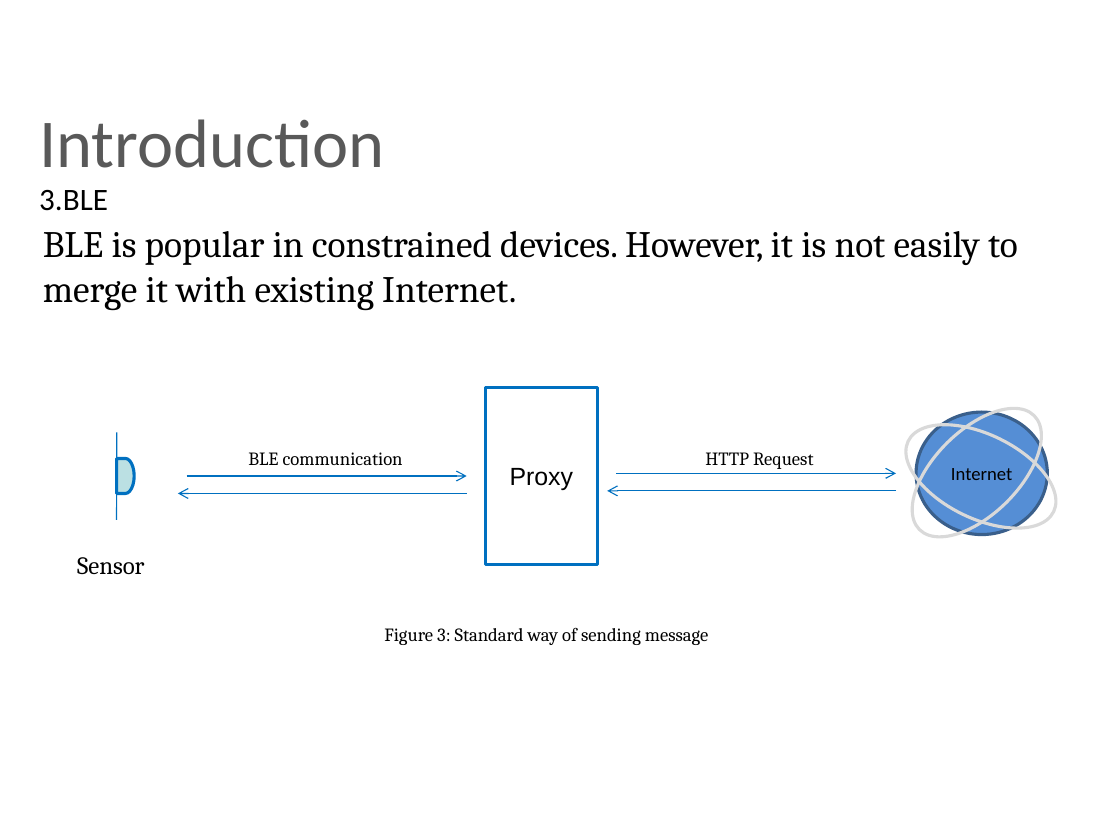
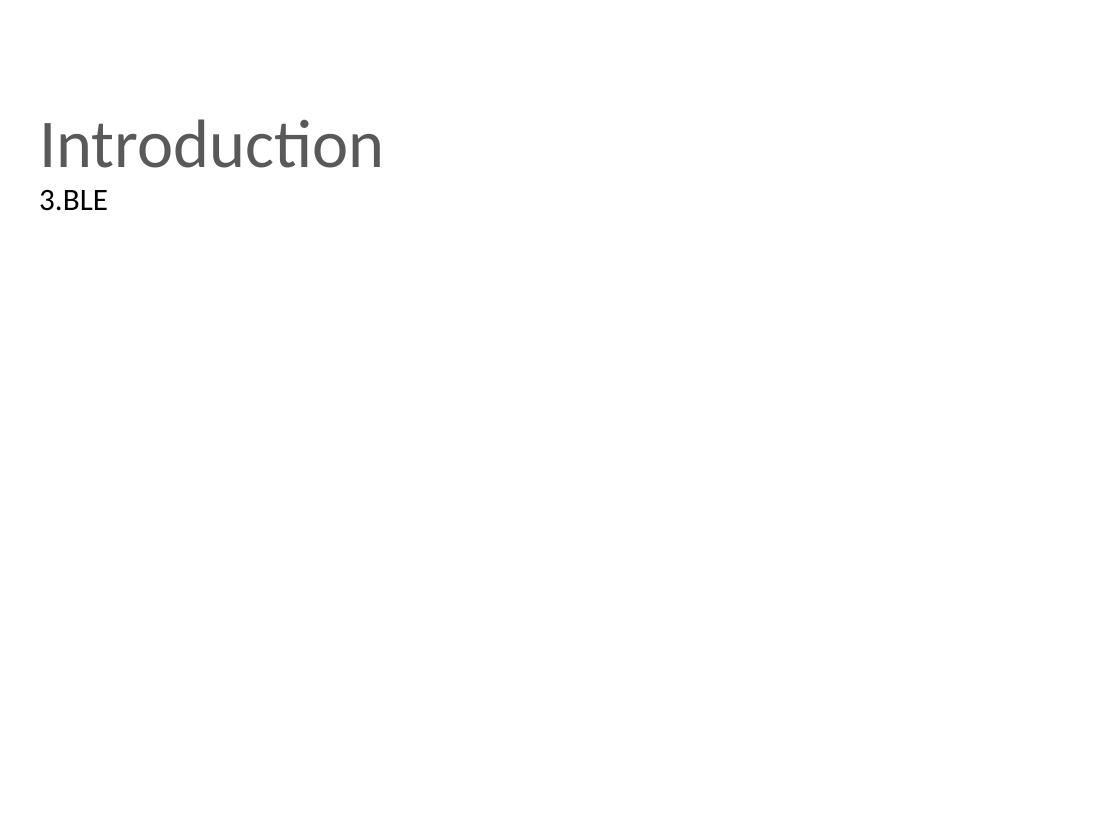
Before and after one commit to chennanoka/Thesis, a slide deck: slide 5 of ThesisPresentationV1.pptx. Drawn at 1120x840 pixels with LibreOffice and Linux fonts; fonts in the diff are those of the drawing; background and template pictures are left out. Boxes give left, top, right and bottom in pixels: in the first picture for what was removed or moved away, otherwise in the second. Text is boxed around its words. In the diff, an @@ line names an element or a change of style, - is before the commit and + after.

```diff
--- a/ThesisPresentationV1.pptx
+++ b/ThesisPresentationV1.pptx
@@ text removed at (43,231,1018,311) @@
-BLE is popular in constrained devices. However, it is not easily to merge it with existing Internet.
@@ rectangle removed at (485,388,597,564) @@
-Proxy
@@ ellipse removed at (890,386,1064,559) @@
@@ ellipse removed at (890,404,1072,550) @@
@@ ellipse removed at (916,412,1047,534) @@
-Internet
@@ line removed from (116, 432) to (116, 520) @@
@@ flow chart delay removed at (116,458,134,493) @@
@@ arrow removed from (187, 476) to (467, 476) @@
@@ text removed at (248,452,403,465) @@
-BLE communication
@@ arrow removed from (616, 474) to (896, 474) @@
@@ text removed at (705,452,813,469) @@
-HTTP Request
@@ arrow removed from (467, 494) to (178, 494) @@
@@ arrow removed from (896, 491) to (607, 491) @@
@@ text removed at (77,557,144,574) @@
-Sensor
@@ text removed at (384,627,708,645) @@
-Figure 3: Standard way of sending message
```
Also in this commit, not shown: 5 other slides changed, 2 slides removed, 20 other files.
